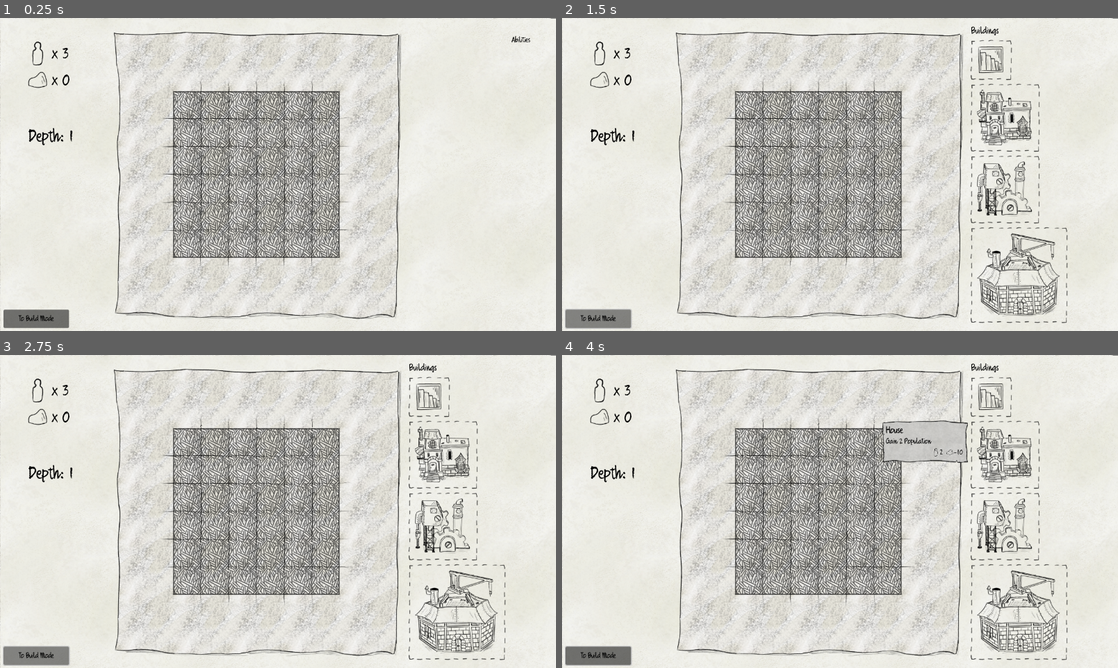
Above: before the commit, frames 1-4 (two rows, left to right).
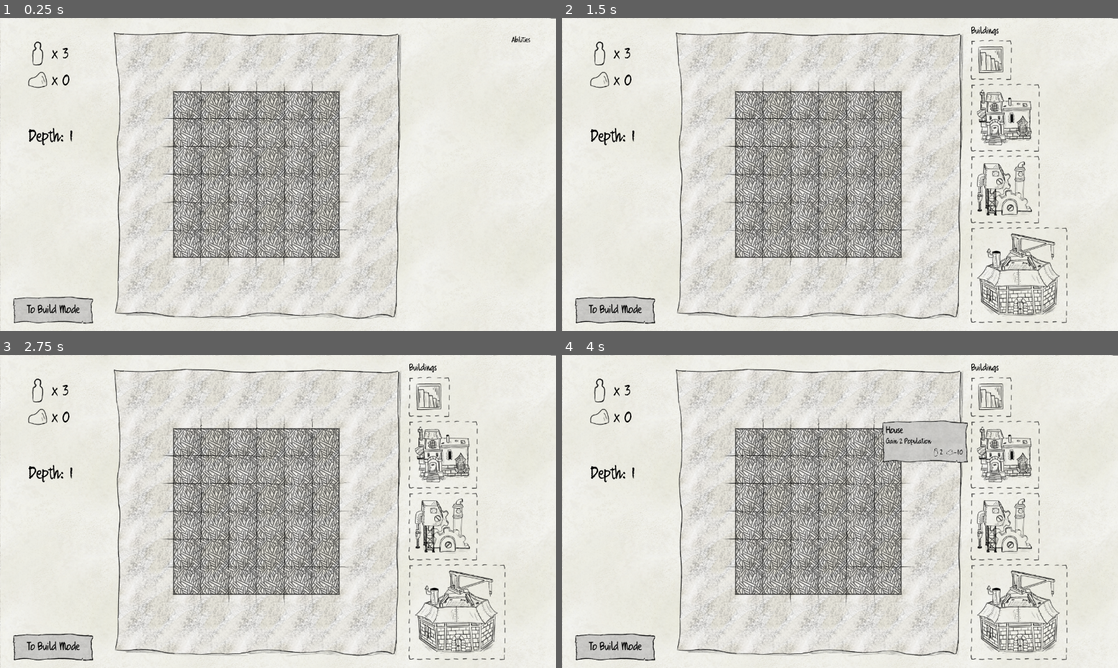
Above: after the commit, the same moments.

Repository: e-lain/MinesweeperDwarves
Game: Godot game, scene res://Main.tscn
Two runs of this game, one before a commit and one after it. Both use one fixed random seed, a clock stepped at 60 frames per second and the inputs below.
Inputs (mouse positions are in pixels of both pictures, inside the frame that each line leads up to):
- Up to frame 1 (0.25 s): no input
- Up to frame 2 (1.5 s): click "To Build Mode" at 0.5 s; click "To Build Mode" at 1.25 s
- Up to frame 3 (2.75 s): click "To Build Mode" at 2 s
- Up to frame 4 (4 s): move the mouse to (990, 395) at 2.77 s; press the mouse at (990, 395) at 2.78 s; move the mouse to (1006, 455) at 3.52 s; release the mouse at (1006, 455) at 3.53 s; right-click (1006, 455) at 3.6 s; click (1006, 455) at 3.67 s

The runs differ from the first frame. In frame 1, 1.4% of the frame differs, in the area x 0-17%, y 88-100%; in frame 2, 1.4%; in frame 3, 1.4%; in frame 4, 1.4%.

Commit message:
Style on build mode button

Diff:
--- a/Main.tscn
+++ b/Main.tscn
@@ -7,9 +7,29 @@
 [ext_resource type="Script" path="res://BuildMenu.gd" id="4_4yfy1"]
 [ext_resource type="Texture2D" uid="uid://du5p0tvlhojks" path="res://Assets/UI/PopIcon.png" id="4_wg3lp"]
 [ext_resource type="Texture2D" uid="uid://ca5lct0ctr37m" path="res://Assets/UI/StoneIcon.png" id="5_o2ngn"]
+[ext_resource type="Texture2D" uid="uid://d0o6bpct5y38h" path="res://Assets/UI/Popup.png" id="6_nia6k"]
 [ext_resource type="FontFile" uid="uid://m1fwnp6qsmnn" path="res://Assets/UI/Quikhand.ttf" id="6_rv3xe"]
 [ext_resource type="PackedScene" uid="uid://doi658hn04jhv" path="res://UI/popup.tscn" id="7_703se"]
 [ext_resource type="Script" path="res://AbilityMenu.gd" id="9_3lmso"]
+
+[sub_resource type="StyleBoxTexture" id="StyleBoxTexture_p42ak"]
+texture = ExtResource("6_nia6k")
+texture_margin_left = 8.0
+texture_margin_top = 11.0
+texture_margin_right = 10.0
+texture_margin_bottom = 13.0
+axis_stretch_horizontal = 2
+axis_stretch_vertical = 2
+
+[sub_resource type="StyleBoxTexture" id="StyleBoxTexture_askgf"]
+texture = ExtResource("6_nia6k")
+texture_margin_left = 8.0
+texture_margin_top = 11.0
+texture_margin_right = 10.0
+texture_margin_bottom = 13.0
+axis_stretch_horizontal = 2
+axis_stretch_vertical = 2
+modulate_color = Color(0.721569, 0.721569, 0.721569, 1)
 
 [node name="Main" type="Node2D"]
 script = ExtResource("1_t2km6")
@@ -80,16 +100,23 @@
 
 [node name="EndLevelBtn" type="Button" parent="CanvasLayer/UI"]
 layout_mode = 0
-offset_left = 7.0
-offset_top = 670.0
-offset_right = 158.0
-offset_bottom = 712.0
+offset_left = 28.0
+offset_top = 638.0
+offset_right = 215.0
+offset_bottom = 703.0
+theme_override_styles/normal = SubResource("StyleBoxTexture_p42ak")
+theme_override_styles/hover = SubResource("StyleBoxTexture_askgf")
+theme_override_styles/pressed = SubResource("StyleBoxTexture_p42ak")
+theme_override_styles/focus = SubResource("StyleBoxTexture_p42ak")
 
 [node name="Label" type="Label" parent="CanvasLayer/UI/EndLevelBtn"]
-layout_mode = 0
-offset_top = -1.0
-offset_right = 151.0
-offset_bottom = 43.0
+layout_mode = 1
+anchors_preset = 15
+anchor_right = 1.0
+anchor_bottom = 1.0
+grow_horizontal = 2
+grow_vertical = 2
+theme_override_font_sizes/font_size = 24
 text = "To Build Mode"
 horizontal_alignment = 1
 vertical_alignment = 1
Not shown: 1 places in Main.tscn that only renumber resources
